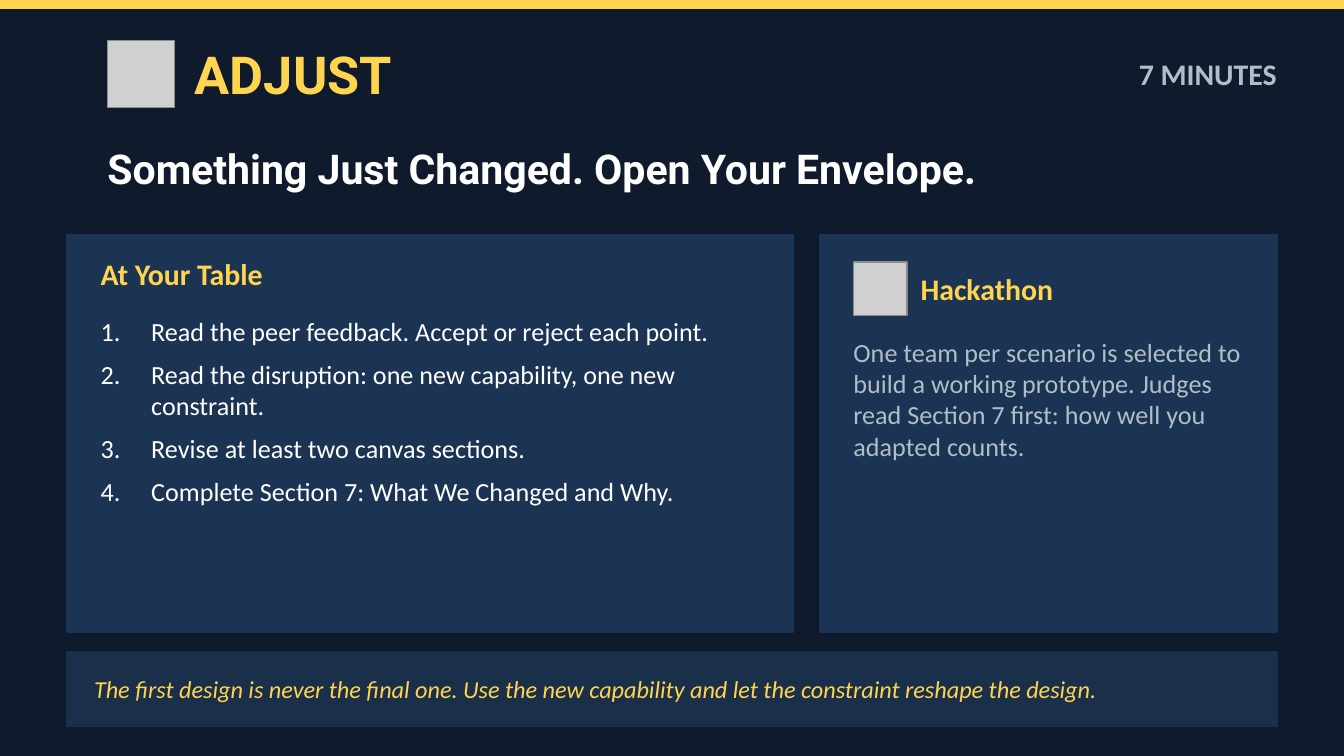
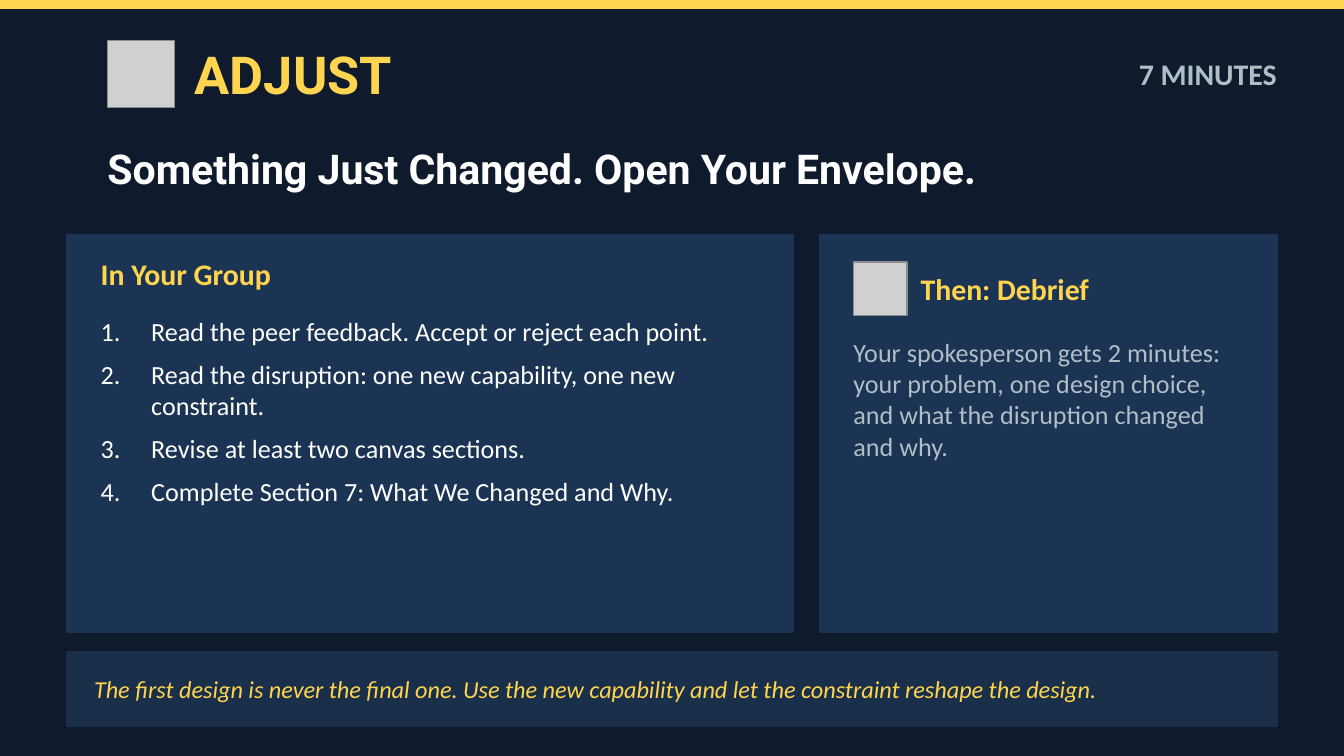
Before and after one commit to kwartler/Vienna_Dec_26, a slide deck: slide 14 of pdca_exercise/PDCA_Exercise_Deck.pptx (slide 13 before the commit). Drawn at 1344x756 pixels with LibreOffice and Linux fonts; fonts in the diff are those of the drawing; grey boxes stand for pictures. Boxes give left, top, right and bottom in pixels: in the first picture for what was removed or moved away, otherwise in the second. Text is boxed around its words. In the diff, an @@ line names an element or a change of style, - is before the commit and + after.

```diff
--- a/pdca_exercise/PDCA_Exercise_Deck.pptx
+++ b/pdca_exercise/PDCA_Exercise_Deck.pptx
@@ text at (101, 265, 271, 290): text changed @@
-At Your Table
+In Your Group
@@ text at (921, 279, 1089, 301): text changed @@
-Hackathon
+Then: Debrief
@@ text at (853, 344, 1220, 460): text changed @@
-One team per scenario is selected to build a working prototype. Judges read Section 7 first: how well you adapted counts.
+Your spokesperson gets 2 minutes: your problem, one design choice, and what the disruption changed and why.
```
Also in this commit, not shown: 6 other slides changed, 2 slides added, 5 other files.
